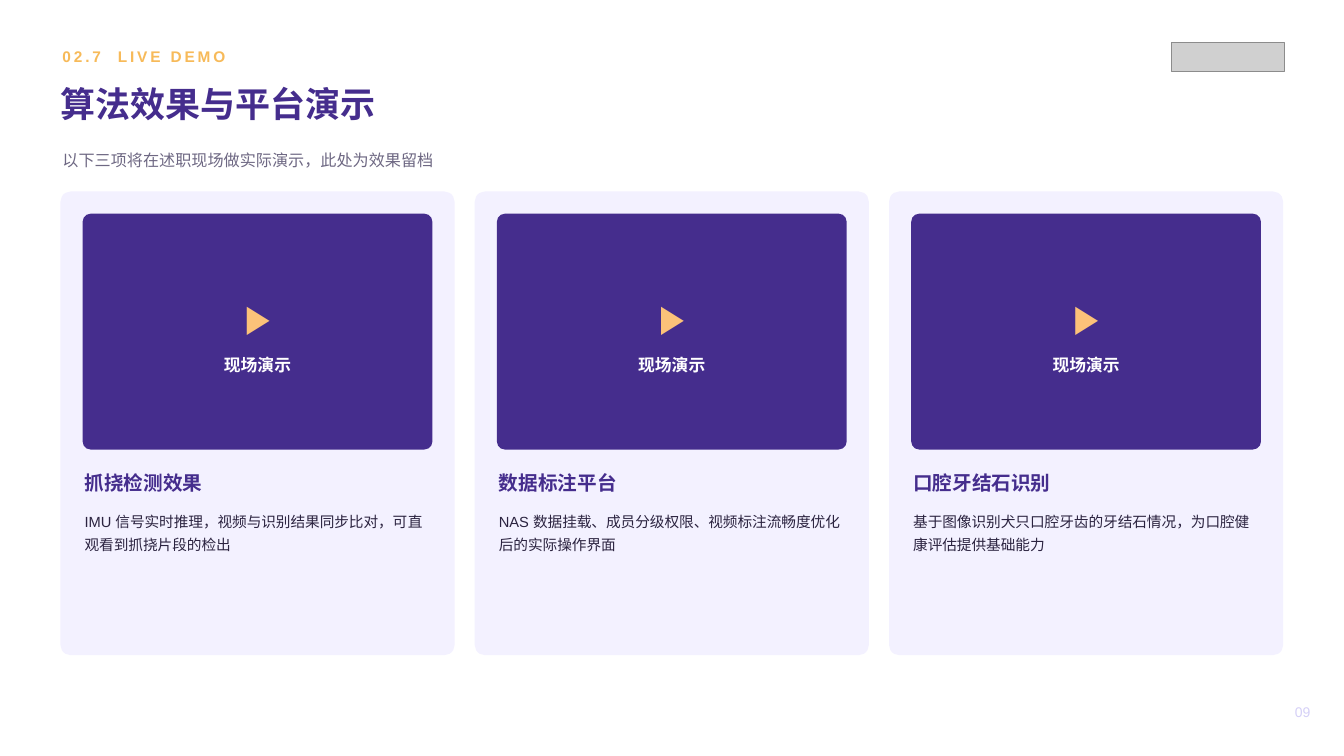
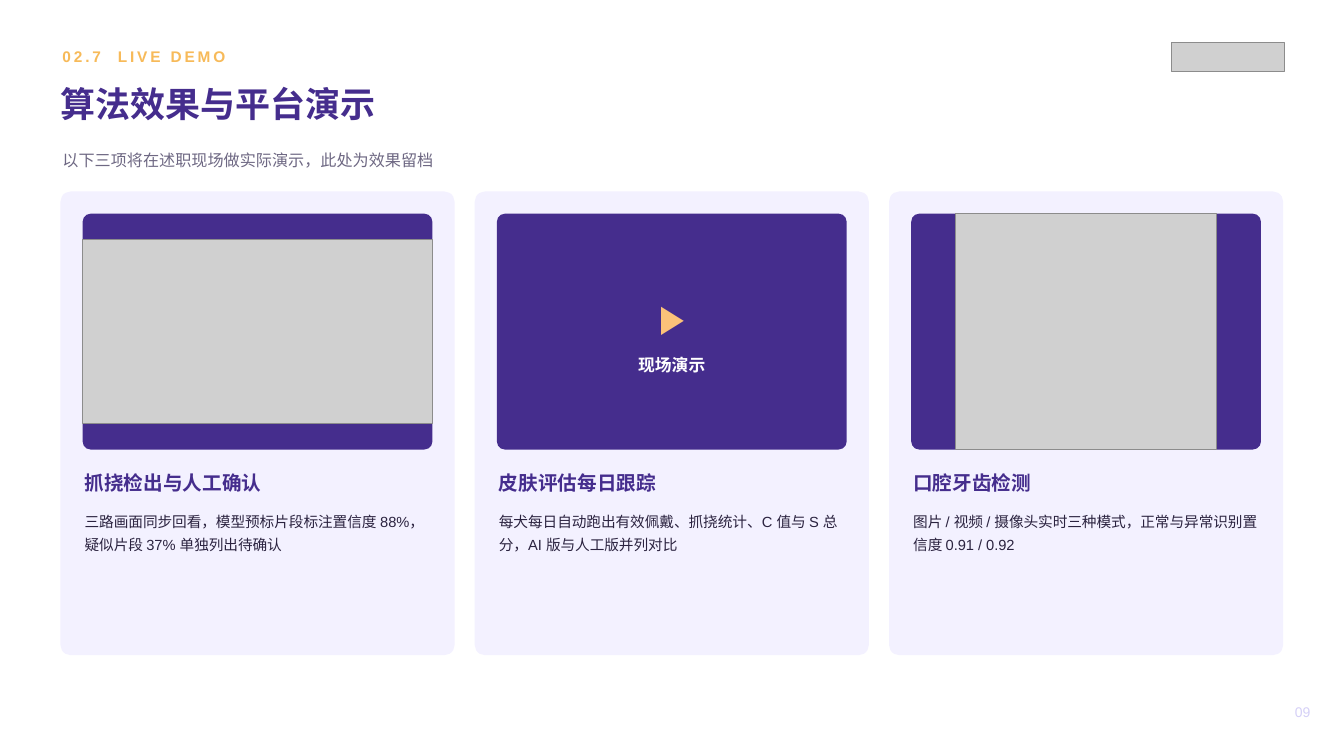
Before and after one commit to zhuyetuo/workplace_soft_skills, a slide deck: slide 9 of 转正述职/转正述职报告-朱业拓.pptx. Drawn at 1344x756 pixels with LibreOffice and Linux fonts; fonts in the diff are those of the drawing; grey boxes stand for pictures. Boxes give left, top, right and bottom in pixels: in the first picture for what was removed or moved away, otherwise in the second. Text is boxed around its words. In the diff, an @@ line names an element or a change of style, - is before the commit and + after.

```diff
--- a/转正述职/转正述职报告-朱业拓.pptx
+++ b/转正述职/转正述职报告-朱业拓.pptx
@@ picture added at box(956, 214, 1218, 450) @@
@@ picture added at box(83, 240, 433, 423) @@
@@ text removed at box(83, 286, 433, 347) @@
-▶
@@ text removed at box(911, 286, 1261, 347) @@
-▶
@@ text removed at box(224, 356, 291, 373) @@
-现场演示
@@ text removed at box(1053, 356, 1120, 373) @@
-现场演示
@@ text at box(85, 473, 262, 492): text changed @@
-抓挠检测效果
+抓挠检出与人工确认
@@ text at box(499, 473, 656, 492): text changed @@
-数据标注平台
+皮肤评估每日跟踪
@@ text at box(913, 473, 1031, 492): text changed @@
-口腔牙结石识别
+口腔牙齿检测
@@ text at box(85, 514, 424, 551): text changed @@
-IMU 信号实时推理，视频与识别结果同步比对，可直观看到抓挠片段的检出
+三路画面同步回看，模型预标片段标注置信度 88%，疑似片段 37% 单独列出待确认
@@ text at box(499, 514, 838, 552): text changed @@
-NAS 数据挂载、成员分级权限、视频标注流畅度优化后的实际操作界面
+每犬每日自动跑出有效佩戴、抓挠统计、C 值与 S 总分，AI 版与人工版并列对比
@@ text at box(913, 514, 1257, 551): text changed @@
-基于图像识别犬只口腔牙齿的牙结石情况，为口腔健康评估提供基础能力
+图片 / 视频 / 摄像头实时三种模式，正常与异常识别置信度 0.91 / 0.92
```
Also in this commit, not shown: 3 other files.
